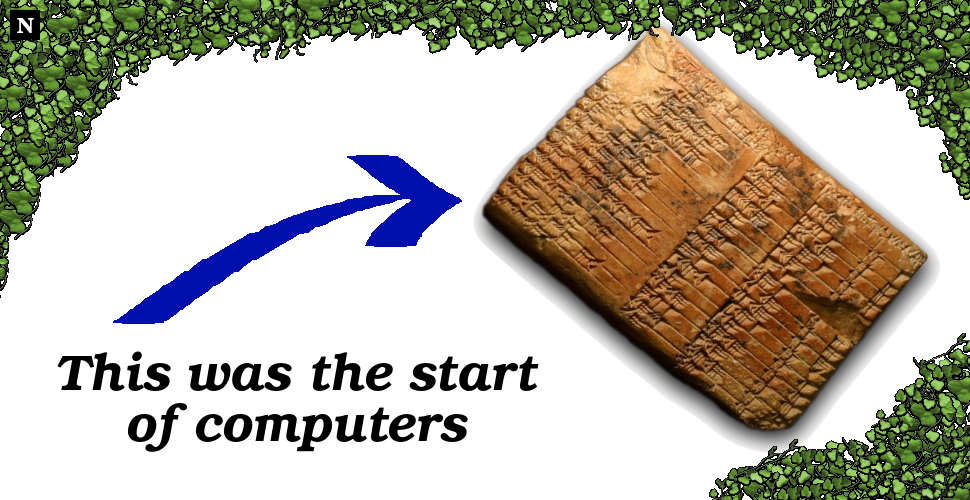
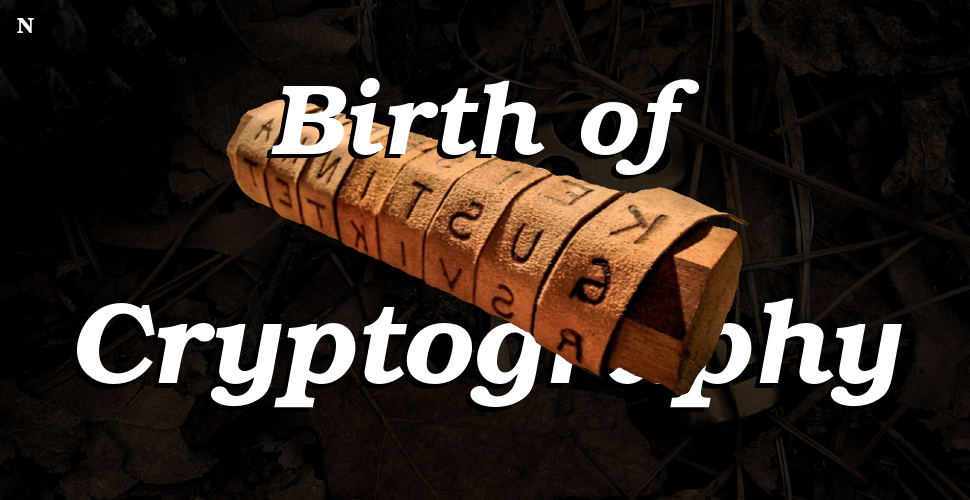
Two versions of the same layered image (970x500). Layer-by-layer changes:
removed layer "This was the start ..." over [57, 351, 539, 452]
added layer "Birth of" above "Birth of #1" over [271, 77, 700, 175]
added layer "Birth of #1" above "Screenshot from 2021-09-07 09-39-42.png" over [266, 81, 695, 179]
added layer "Screenshot from 2021-09-07 09-39-42.png" above "Cryptography" over [225, 99, 750, 396]
added layer "Cryptography" above "Cryptography #1" over [76, 298, 902, 408]
added layer "Cryptography #1" above "opa" over [71, 303, 897, 413]
"opa": opacity 100% → 80%, painted on it over [0, 0, 970, 500]
added layer "michael-dziedzic-1bjsASjhfkE-unsplash.jpg" over [0, 0, 970, 500]
